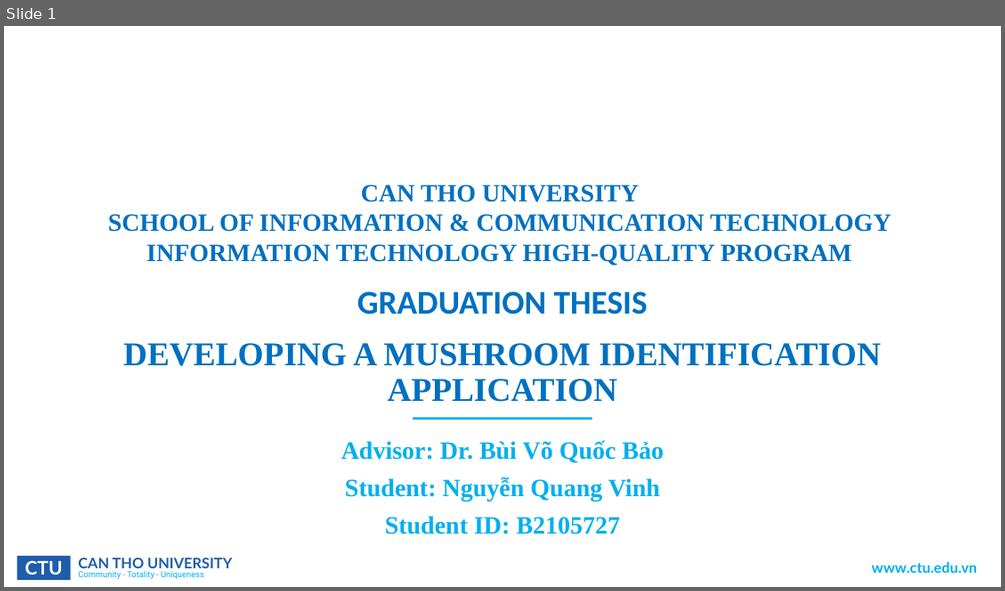
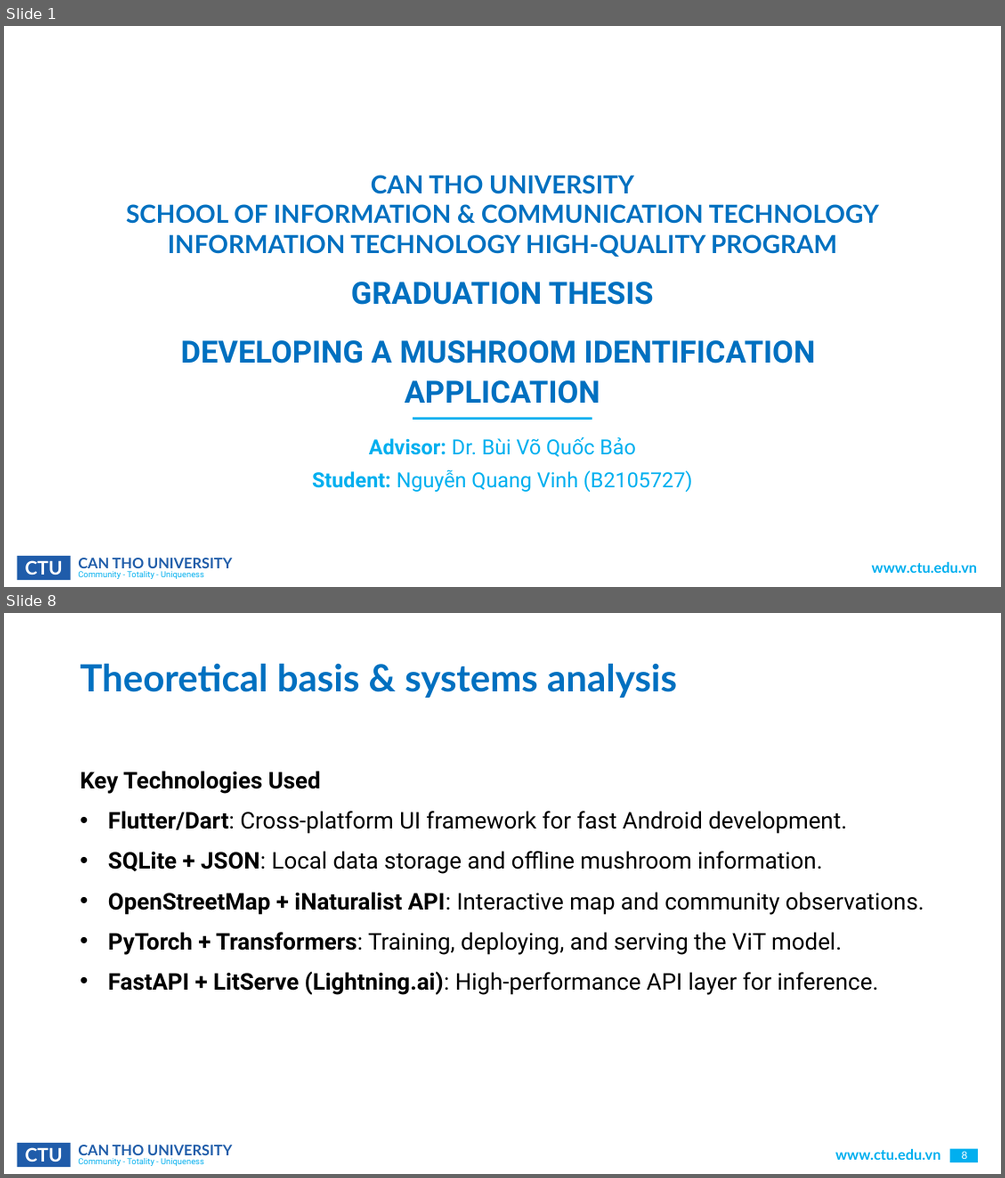
Before and after one commit to CommonHouseCat/fungiscan-mushroom-identifier, a slide deck: Báo cáo/ThesisReport.pptx. Shown one above the other, each under a label of ours: slide 1 before the commit, slides 1 and 8 after it; the slides between them are not shown. The pictures are 1005x591 and 1005x1178 pixels, drawn with LibreOffice and Linux fonts; fonts in the diff are those of the drawing; background and template pictures are left out. Boxes give left, top, right and bottom in pixels: in the first picture for what was removed or moved away, otherwise in the second. Text is boxed around its words. In the diff, an @@ line names an element or a change of style, - is before the commit and + after.

```diff
--- a/Báo cáo/ThesisReport.pptx
+++ b/Báo cáo/ThesisReport.pptx
@@ slide 8 added at (4, 613, 1001, 1174), background #FFFFFF; not listed: 3 template elements that a slide beside it also shows @@
@@ title added at (80, 663, 677, 698), 36 pt, text #0070C0, bold @@
+Theoretical basis & systems analysis
@@ text added at (80, 771, 924, 995), 22.2 pt, text #000000 @@
+Key Technologies Used
+• Flutter/Dart: Cross-platform UI framework for fast Android development.
+• SQLite + JSON: Local data storage and offline mushroom information.
+• OpenStreetMap + iNaturalist API: Interactive map and community observations.
+• PyTorch + Transformers: Training, deploying, and serving the ViT model.
+• FastAPI + LitServe (Lightning.ai): High-performance API layer for inference.
@@ text added at (835, 1149, 940, 1159), 14 pt, text #00AFEF, bold @@
+www.ctu.edu.vn
@@ rectangle added at (950, 1149, 978, 1163), fill #00AFEF @@
@@ page number added at (962, 1151, 968, 1159), 10 pt, text #FFFFFF @@
+8
@@ slide 1 changed as well @@
@@ title at (126, 175, 879, 257): text changed; font Times New Roman to Lato @@
-CAN THO UNIVERSITY
-SCHOOL OF INFORMATION & COMMUNICATION TECHNOLOGY
-INFORMATION TECHNOLOGY HIGH-QUALITY PROGRAM
+CAN THO UNIVERSITY
+SCHOOL OF INFORMATION & COMMUNICATION TECHNOLOGY
+INFORMATION TECHNOLOGY HIGH-QUALITY PROGRAM
@@ subtitle at (181, 281, 816, 403): text changed; size 32 to 29.6 pt; font Times New Roman to Roboto @@
-DEVELOPING A MUSHROOM IDENTIFICATION APPLICATION
+GRADUATION THESIS
+DEVELOPING A MUSHROOM IDENTIFICATION
+APPLICATION
@@ title removed at (357, 291, 647, 314) @@
-GRADUATION THESIS
@@ text at (369, 437, 636, 457): size 24 to 20 pt, font Times New Roman to Roboto in "Advisor: Dr. Bùi Võ Quốc Bảo"; bold off in "Dr. Bùi Võ Quốc Bảo" @@
@@ text at (312, 469, 693, 491): text changed; size 24 to 20 pt; font Times New Roman to Roboto; bold off @@
-Student: Nguyễn Quang Vinh
-Student ID: B2105727
+Student: Nguyễn Quang Vinh (B2105727)
```
Also in this commit, not shown: 25 other slides added, 3 slides removed, 1 other file.
